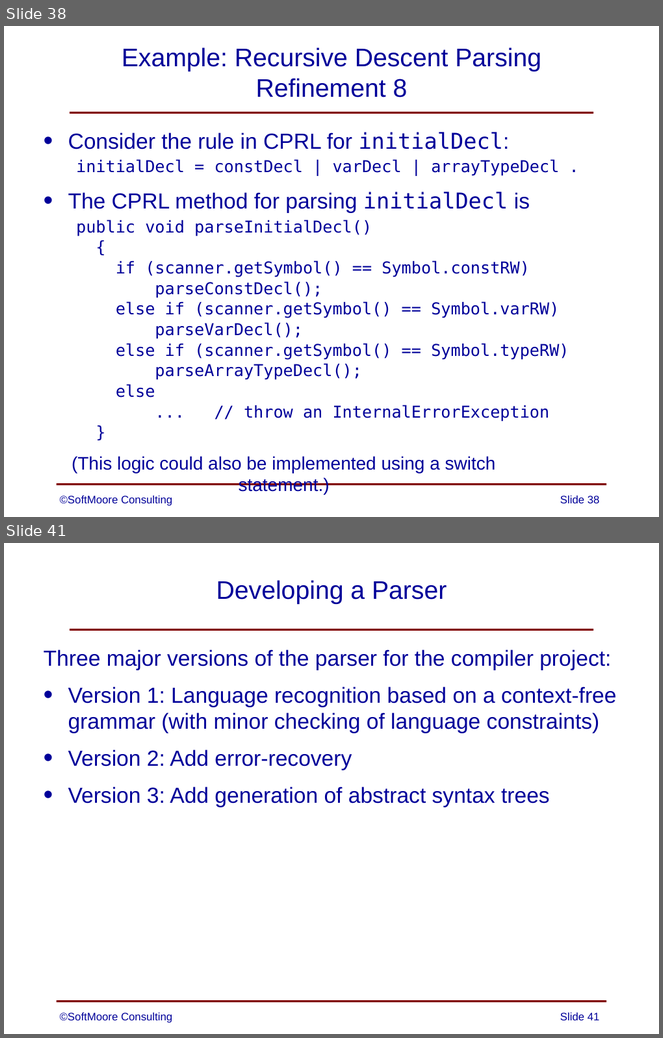
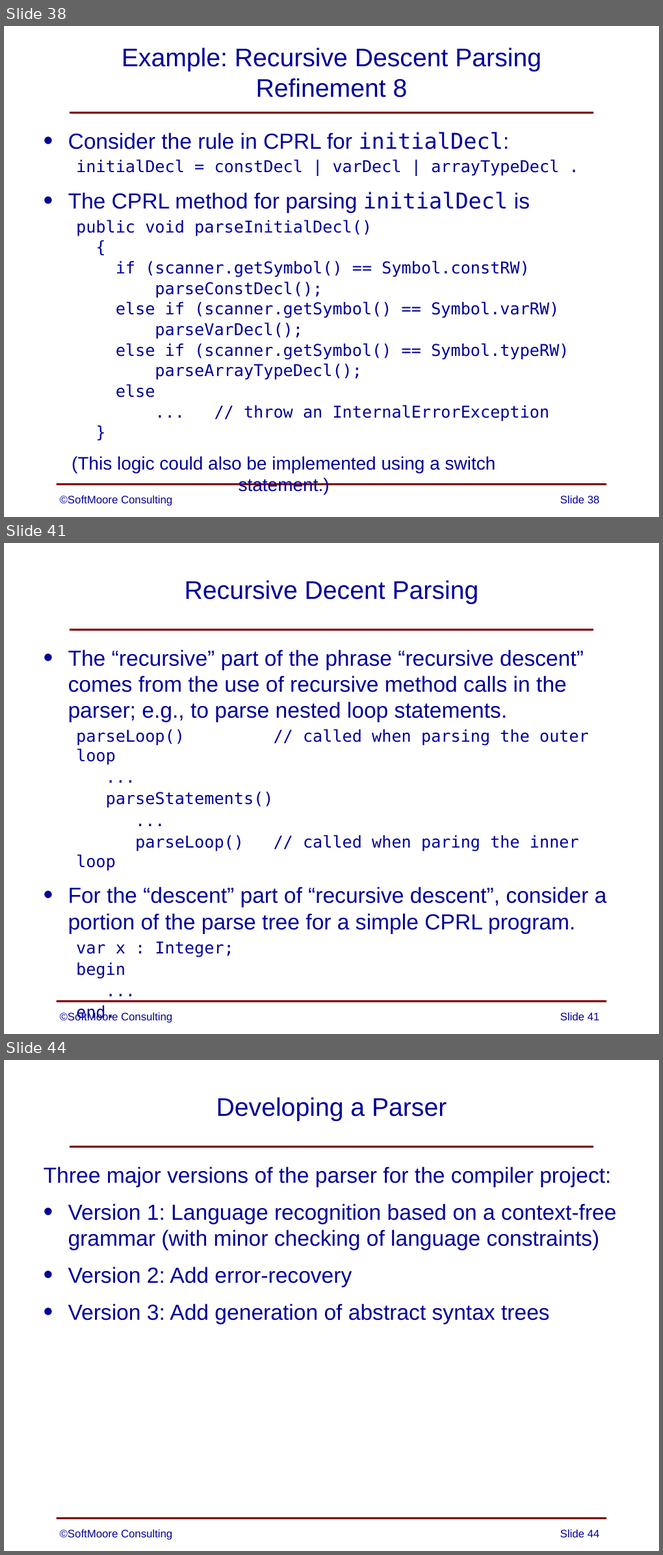
Before and after one commit to SoftMoore/CPRL, a slide deck: PowerPoint Slides/06 - Syntax Analysis.pptx. Shown one above the other, each under a label of ours: slides 38 and 41 before the commit, slides 38, 41 and 44 after it; the slides between them are not shown. The pictures are 663x1038 and 663x1555 pixels, drawn with LibreOffice and Linux fonts; fonts in the diff are those of the drawing. Boxes give left, top, right and bottom in pixels: in the first picture for what was removed or moved away, otherwise in the second. Text is boxed around its words. In the diff, an @@ line names an element or a change of style, - is before the commit and + after.

Commit message:
updated slides to provide better explanation of the phrase "recursive descent"

```diff
--- a/PowerPoint Slides/06 - Syntax Analysis.pptx
+++ b/PowerPoint Slides/06 - Syntax Analysis.pptx
@@ slide 41 added at box(4, 543, 659, 1034), background #FFFFFF; not listed: 2 template elements that a slide beside it also shows @@
@@ title added at box(185, 580, 479, 604), 28 pt, text #000099 @@
+Recursive Decent Parsing
@@ text added at box(68, 650, 607, 979), 24 pt, text #000099 @@
+• The “recursive” part of the phrase “recursive descent” comes from the use of recursive method calls in the parser; e.g., to parse nested loop statements.
+  parseLoop() // called when parsing the outer loop
+  ...
+  parseStatements()
+  ...
+  parseLoop() // called when paring the inner loop
+• For the “descent” part of “recursive descent”, consider a portion of the parse tree for a simple CPRL program.
+  var x : Integer;
+  begin
+  ...
+  end.
@@ text added at box(60, 1012, 118, 1021), 12 pt, text #000099 @@
+©SoftMoore Consulting
@@ page number added at box(560, 1013, 600, 1021), 12 pt, text #000099 @@
+Slide 41
@@ what was slide 41 is now slide 44 @@
@@ page number at box(560, 1530, 600, 1538): text changed @@
-Slide 41
+Slide 44
```
Also in this commit, not shown: 2 slides changed, 2 other slides added, 1 other file.
